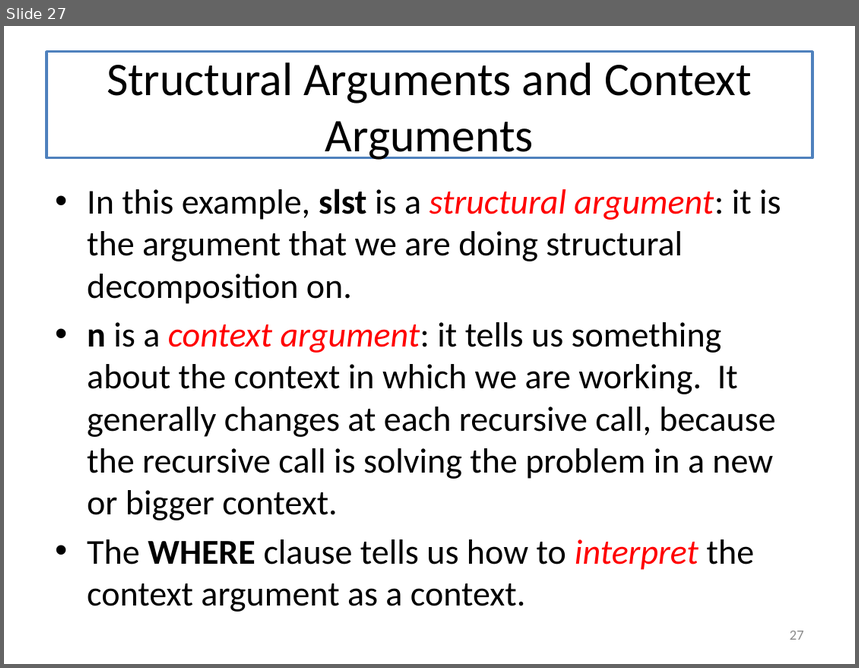
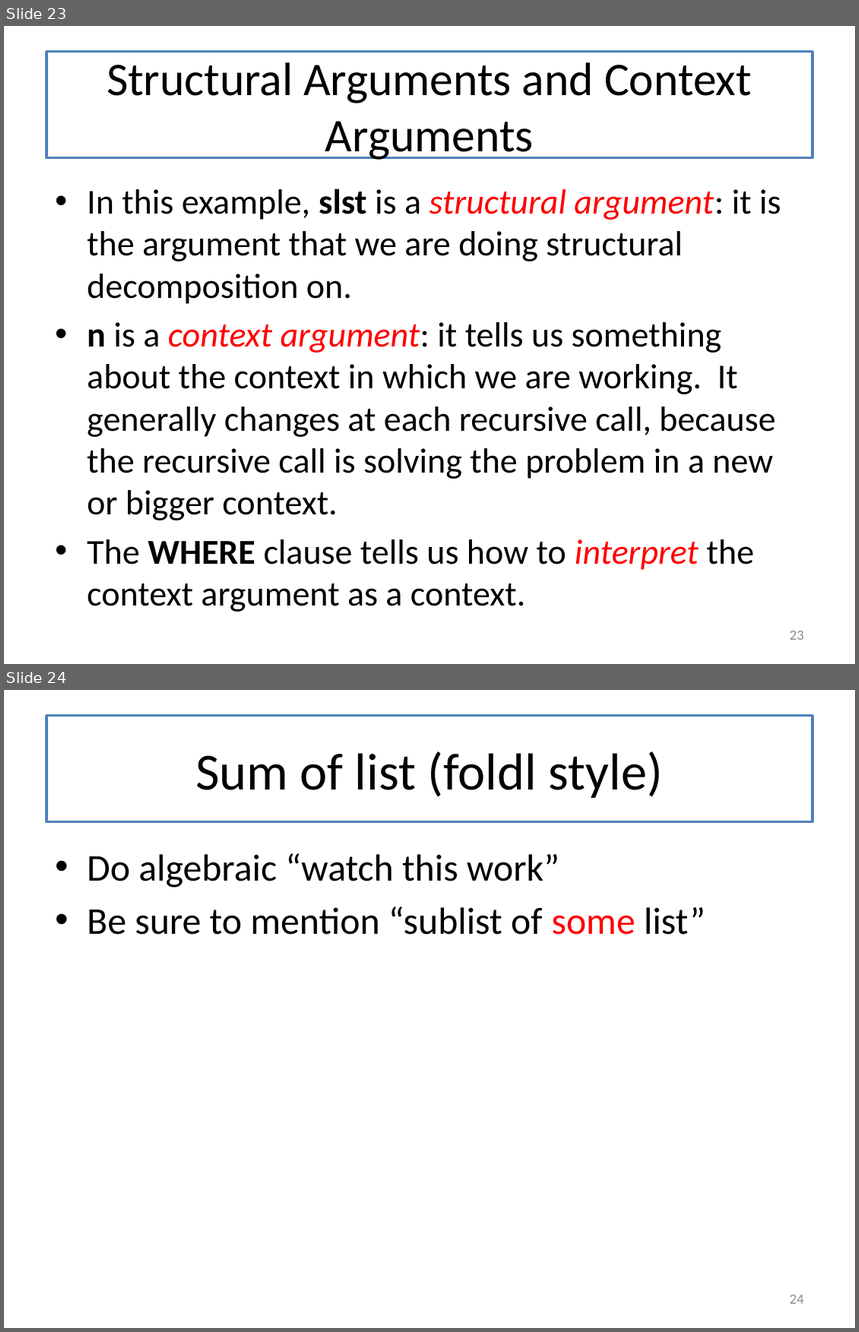
Before and after one commit to mwand/cs5010f17, a slide deck: Slides/Lesson 7.1-7.3 Invariants Combined.pptx. Shown one above the other, each under a label of ours: slide 27 before the commit, slides 23 and 24 after it. The pictures are 859x668 and 859x1332 pixels, drawn with LibreOffice and Linux fonts; fonts in the diff are those of the drawing. Boxes give left, top, right and bottom in pixels: in the first picture for what was removed or moved away, otherwise in the second. Text is boxed around its words. In the diff, an @@ line names an element or a change of style, - is before the commit and + after.

```diff
--- a/Slides/Lesson 7.1-7.3 Invariants Combined.pptx
+++ b/Slides/Lesson 7.1-7.3 Invariants Combined.pptx
@@ slide 24 added at [4, 690, 855, 1328], background #FFFFFF @@
@@ title added at [47, 716, 813, 822], fill #FFFFFF, outline #4F81BD 2.25 pt, 44 pt, text #000000 @@
+Sum of list (foldl style)
@@ text added at [87, 853, 705, 935], 32 pt, text #000000 @@
+• Do algebraic “watch this work”
+• Be sure to mention “sublist of some list”
@@ page number added at [790, 1295, 804, 1304], 12 pt, text #8C8C8C @@
+24
@@ what was slide 27 is now slide 23 @@
@@ page number at [790, 631, 804, 640]: text changed @@
-27
+23
```
Also in this commit, not shown: 3 slides changed, 6 other slides added.
